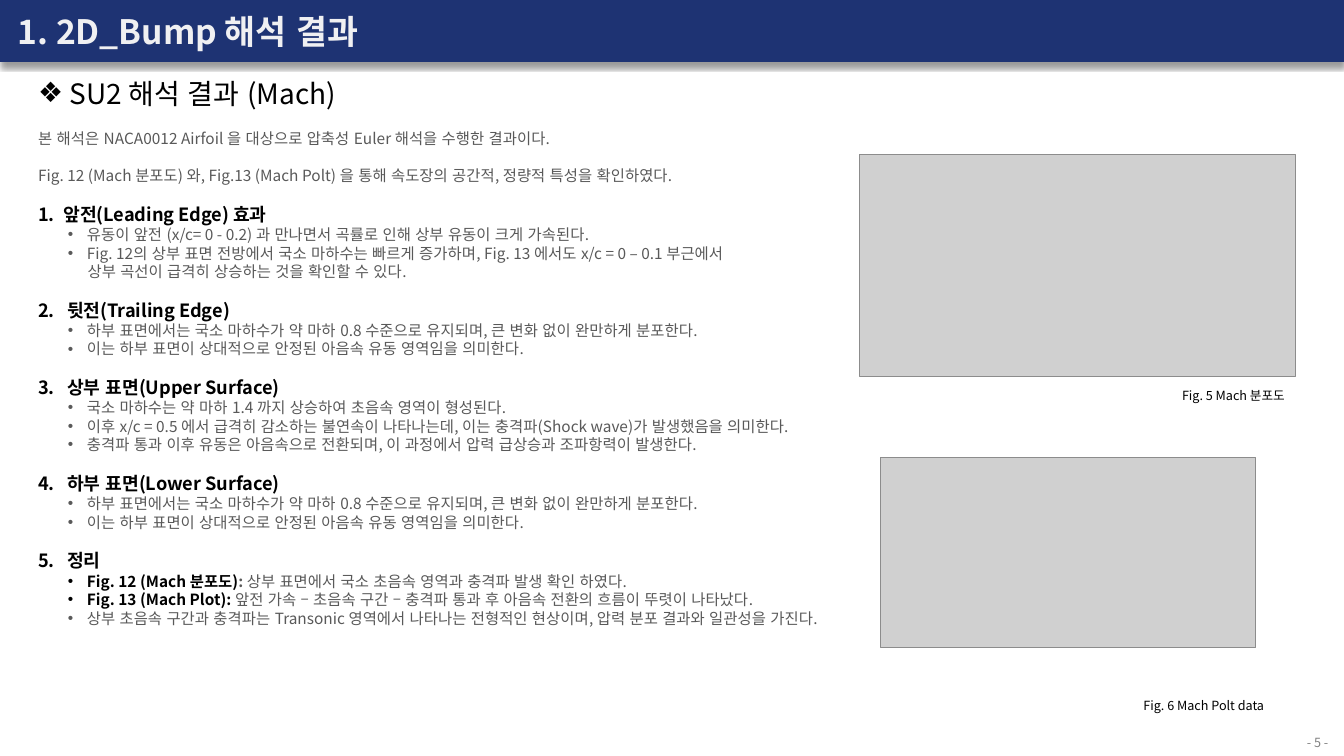
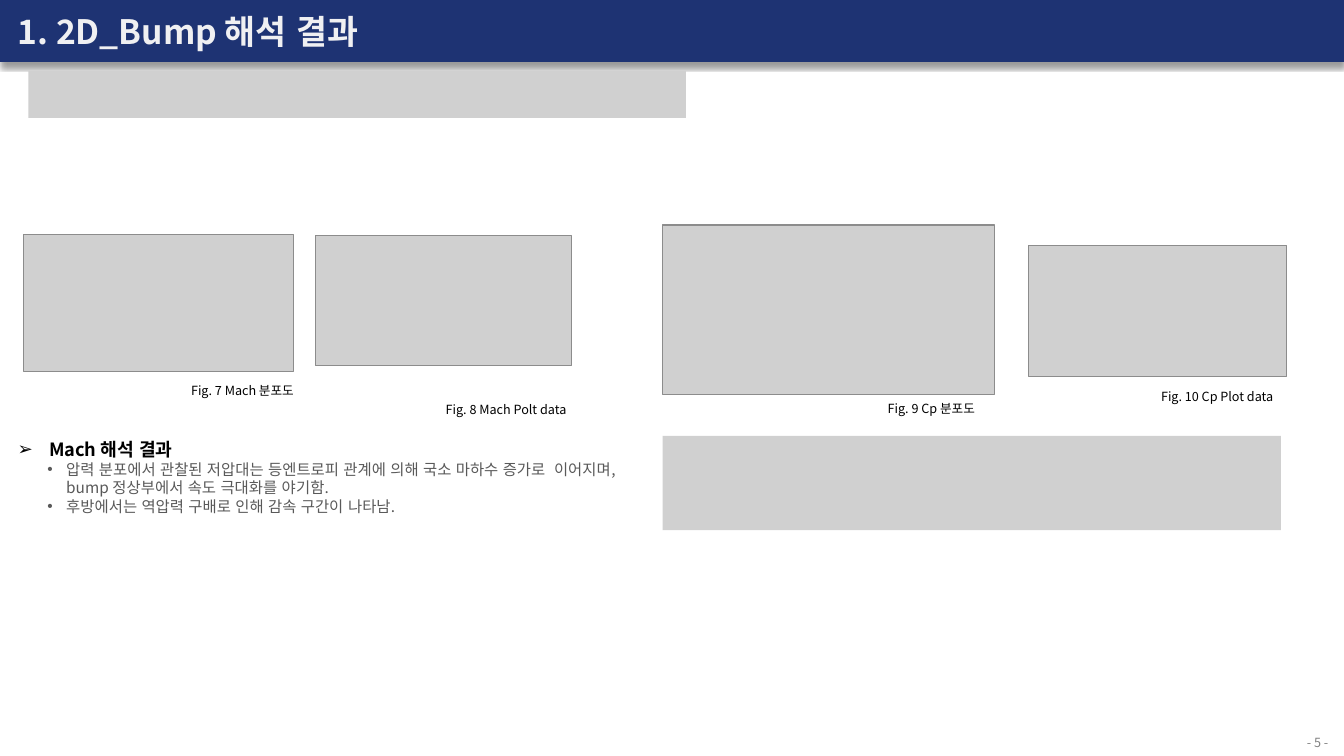
Before and after one commit to Bogeuns/17415009_BogeunSeo, a slide deck: slide 5 of Homework/Week_2/SU2 보고서 (2주차).pptx. Drawn at 1344x756 pixels with LibreOffice and Linux fonts; fonts in the diff are those of the drawing; grey boxes stand for pictures. Boxes give left, top, right and bottom in pixels: in the first picture for what was removed or moved away, otherwise in the second. Text is boxed around its words. In the diff, an @@ line names an element or a change of style, - is before the commit and + after.

```diff
--- a/Homework/Week_2/SU2 보고서 (2주차).pptx
+++ b/Homework/Week_2/SU2 보고서 (2주차).pptx
@@ picture added at (28,72,686,118) @@
@@ text removed at (70,80,336,110) @@
-❖ SU2 해석 결과 (Mach)
@@ text removed at (38,131,817,627) @@
-본 해석은 NACA0012 Airfoil 을 대상으로 압축성 Euler 해석을 수행한 결과이다.
-Fig. 12 (Mach 분포도) 와, Fig.13 (Mach Polt) 을 통해 속도장의 공간적, 정량적 특성을 확인하였다.
-1. 앞전(Leading Edge) 효과
-• 유동이 앞전 (x/c= 0 - 0.2) 과 만나면서 곡률로 인해 상부 유동이 크게 가속된다.
-• Fig. 12의 상부 표면 전방에서 국소 마하수는 빠르게 증가하며, Fig. 13 에서도 x/c = 0 – 0.1 부근에서
-상부 곡선이 급격히 상승하는 것을 확인할 수 있다.
-2. 뒷전(Trailing Edge)
-• 하부 표면에서는 국소 마하수가 약 마하 0.8 수준으로 유지되며, 큰 변화 없이 완만하게 분포한다.
-• 이는 하부 표면이 상대적으로 안정된 아음속 유동 영역임을 의미한다.
-3. 상부 표면(Upper Surface)
-• 국소 마하수는 약 마하 1.4 까지 상승하여 초음속 영역이 형성된다.
-• 이후 x/c = 0.5 에서 급격히 감소하는 불연속이 나타나는데, 이는 충격파(Shock wave)가 발생했음을 의미한다.
-• 충격파 통과 이후 유동은 아음속으로 전환되며, 이 과정에서 압력 급상승과 조파항력이 발생한다.
-4. 하부 표면(Lower Surface)
-• 하부 표면에서는 국소 마하수가 약 마하 0.8 수준으로 유지되며, 큰 변화 없이 완만하게 분포한다.
-• 이는 하부 표면이 상대적으로 안정된 아음속 유동 영역임을 의미한다.
-5. 정리
-• Fig. 12 (Mach 분포도): 상부 표면에서 국소 초음속 영역과 충격파 발생 확인 하였다.
-• Fig. 13 (Mach Plot): 앞전 가속 – 초음속 구간 – 충격파 통과 후 아음속 전환의 흐름이 뚜렷이 나타났다.
-• 상부 초음속 구간과 충격파는 Transonic 영역에서 나타나는 전형적인 현상이며, 압력 분포 결과와 일관성을 가진다.
@@ picture removed at (860,154,1296,376) @@
@@ picture added at (24,235,293,372) @@
@@ picture added at (316,236,572,366) @@
@@ text at (191,385,294,398): text changed @@
-Fig. 5 Mach 분포도
+Fig. 7 Mach 분포도
@@ text at (446,404,566,417): text changed @@
-Fig. 6 Mach Polt data
+Fig. 8 Mach Polt data
@@ text added at (49,440,616,513), 11 pt, text #595959 @@
+➢ Mach 해석 결과
+• 압력 분포에서 관찰된 저압대는 등엔트로피 관계에 의해 국소 마하수 증가로 이어지며, bump 정상부에서 속도 극대화를 야기함.
+• 후방에서는 역압력 구배로 인해 감속 구간이 나타남.
@@ group added at (662,225,1288,531): 3 pictures, 2 texts @@
+Fig. 10 Cp Plot data
+Fig. 9 Cp 분포도
@@ picture removed at (881,458,1256,648) @@
```
Also in this commit, not shown: 5 other slides changed, 1 slide added, 5 slides removed, 2 other files.
